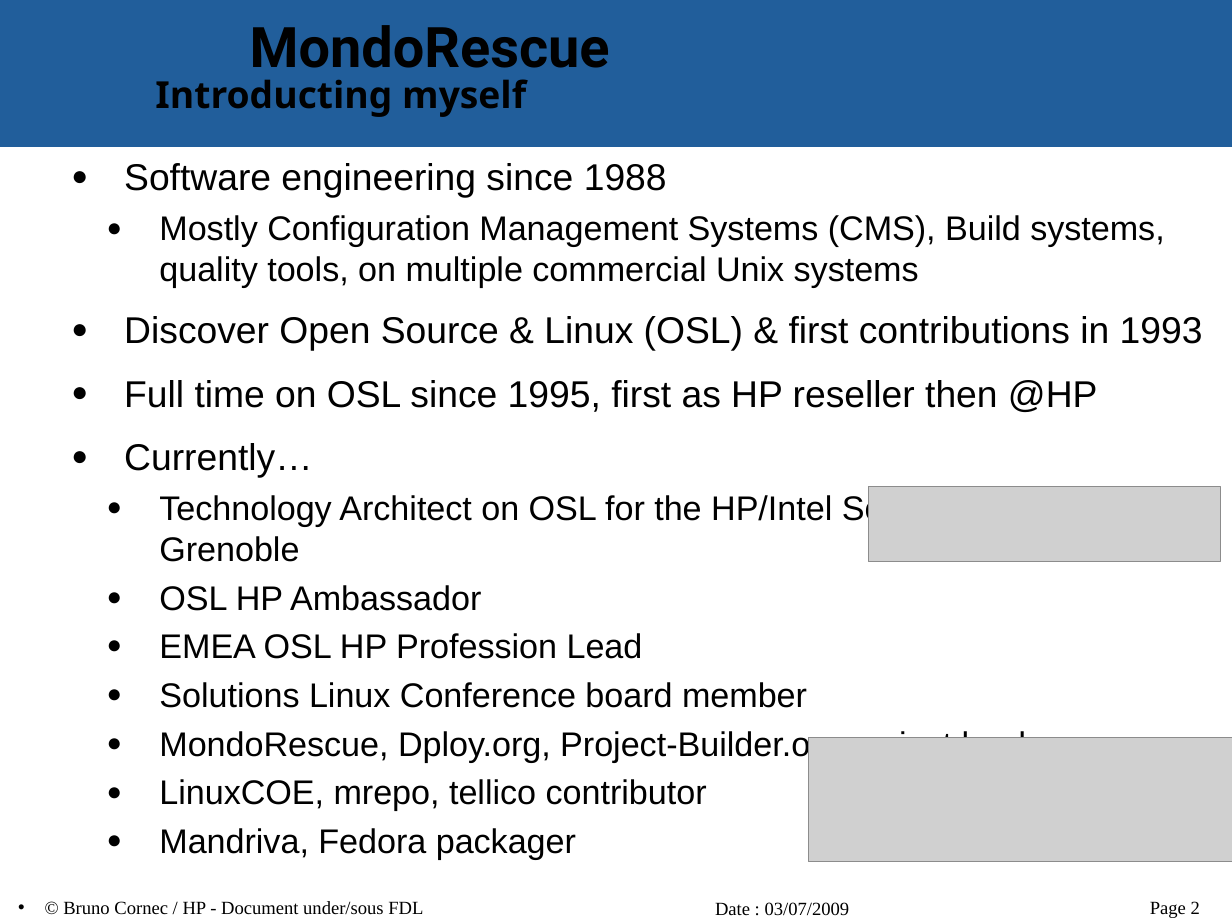
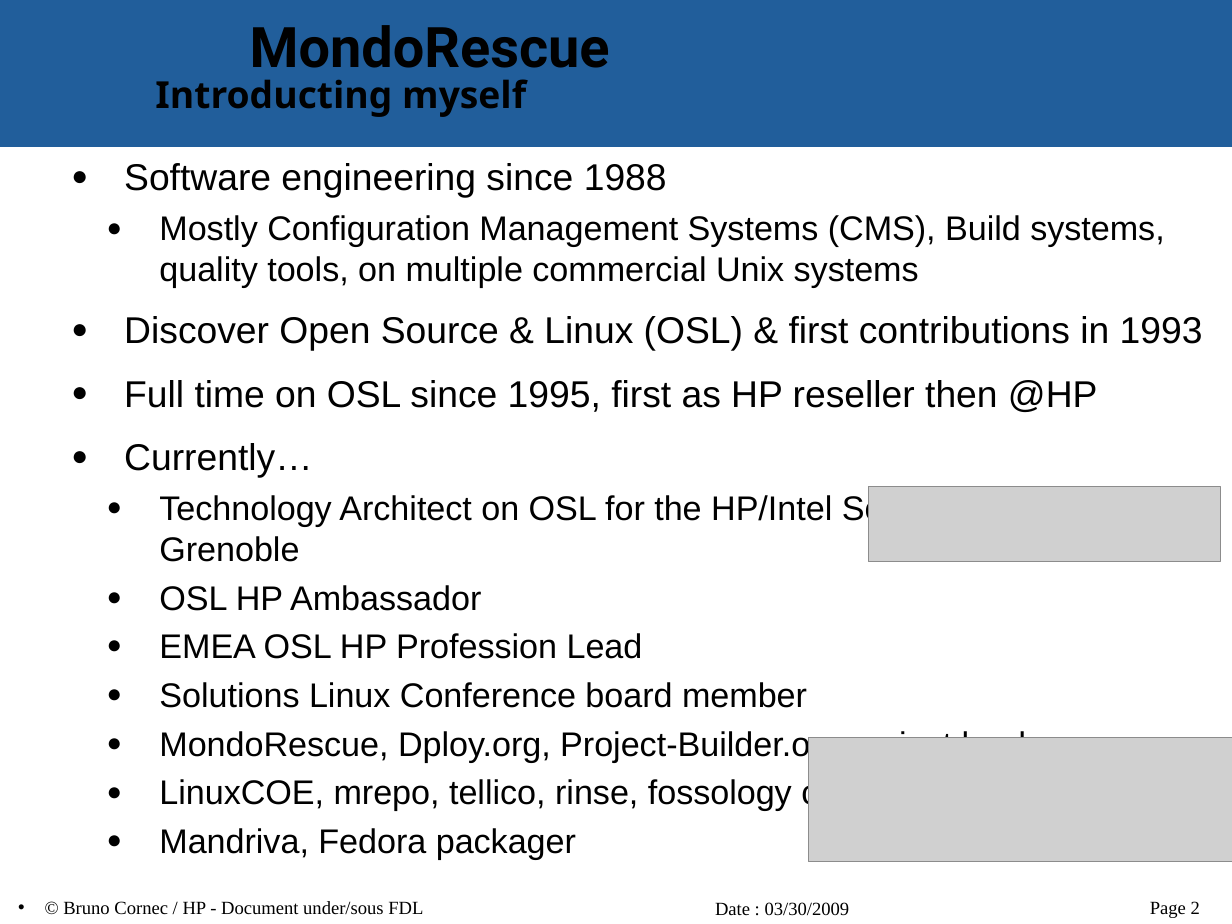
Before and after one commit to vir/mondo-rescue, a slide deck: slide 2 of mondo-doc/mondo-presentation.odp. Drawn at 1232x924 pixels with LibreOffice and Linux fonts; fonts in the diff are those of the drawing; grey boxes stand for pictures; background and template pictures are left out. Boxes give left, top, right and bottom in pixels: in the first picture for what was removed or moved away, otherwise in the second. Text is boxed around its words. In the diff, an @@ line names an element or a change of style, - is before the commit and + after.

```diff
--- a/mondo-doc/mondo-presentation.odp
+++ b/mondo-doc/mondo-presentation.odp
@@ text at <box>159,777,962,811</box>: text changed @@
-  ● LinuxCOE, mrepo, tellico contributor
+  ● LinuxCOE, mrepo, tellico, rinse, fossology contributor
@@ text at <box>715,902,850,916</box>: text changed @@
-Date : 03/07/2009
+Date : 03/30/2009
```
Also in this commit, not shown: 19 other slides changed.
